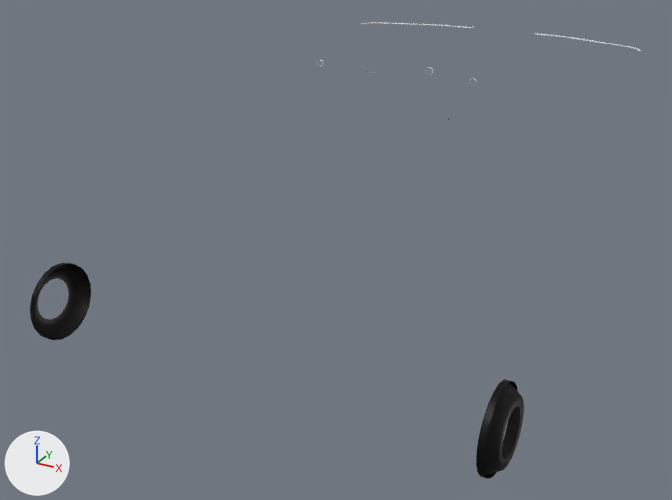
Two versions of the glTF model source/raw/base/vehicles/docworks/v_sport3_docworks_arcadia_mkv/entities/meshes/doc_arcadia__ext01_crystaldome_f_m_b_01.glb, one commit apart.
Both versions are drawn from a 50 mm camera at (1.53, -3.9, 1.1) aimed at (-0.16, -0.83, -0.43). Lighting does not change. The marker at lower left points along +X, +Y and +Z. Vertices at the same position are counted once.

Names of what the first picture shows: 'submesh_00_LOD_1.037', 'submesh_01_LOD_1.033'.
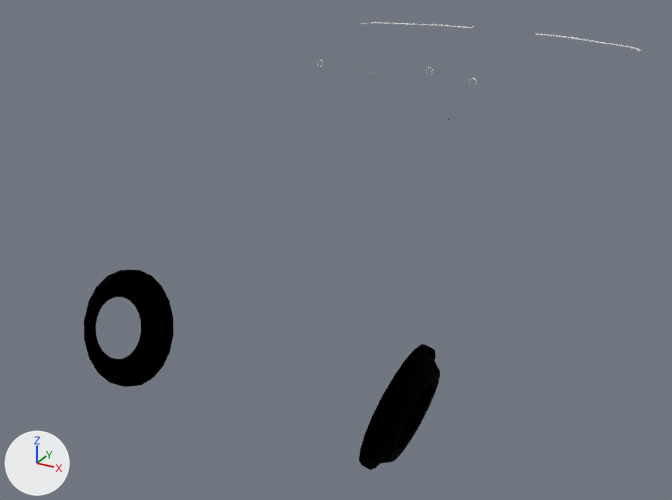
What differs and where, as boxes [x1, y1, x2, y2] in the pictures (672 x 500 px; the box of a moved part takes in the faces that stretch with it):
'submesh_01_LOD_1.033', recoloured, reshaped
    before: [35, 265, 521, 470]
    after: [84, 59, 477, 470]
'submesh_00_LOD_1.037', reshaped (10% narrower)
    before: [30, 22, 642, 479]
    after: [91, 22, 642, 462]
part 1 of me_submesh_00_lod_1_037, moved or reshaped
    before: [30, 263, 91, 340]
    after: [91, 285, 150, 372]
part 2 of me_submesh_00_lod_1_037, moved or reshaped
    before: [476, 379, 524, 479]
    after: [368, 408, 426, 462]
part 3 of me_submesh_01_lod_1_033, moved or reshaped
    before: [35, 265, 91, 339]
    after: [84, 270, 173, 387]
part 4 of me_submesh_01_lod_1_033, moved or reshaped
    before: [499, 428, 521, 470]
    after: [359, 344, 440, 470]

The change, as a diff of the scene's bpy script:
```diff
--- a/source/raw/base/vehicles/docworks/v_sport3_docworks_arcadia_mkv/entities/meshes/doc_arcadia__ext01_crystaldome_f_m_b_01.glb.py
+++ b/source/raw/base/vehicles/docworks/v_sport3_docworks_arcadia_mkv/entities/meshes/doc_arcadia__ext01_crystaldome_f_m_b_01.glb.py
@@ mat_default @@
+mat_default = bpy.data.materials.new('Default')
+mat_default.use_nodes = True; mat_default.node_tree.nodes.clear()
+_N = mat_default.node_tree.nodes; _L = mat_default.node_tree.links
+n0 = _N.new('ShaderNodeBsdfPrincipled'); n0.name = 'Principled BSDF'
+n0.inputs[1].default_value = 1.0  # 'Metallic'
+n0.inputs[2].default_value = 1.0  # 'Roughness'
+n1 = _N.new('ShaderNodeOutputMaterial'); n1.name = 'Material Output'
+n2 = _N.new('ShaderNodeVertexColor'); n2.name = 'Color Attribute'
+_L.new(n0.outputs[0], n1.inputs[0])  # 'BSDF' to 'Surface'
+_L.new(n2.outputs[0], n0.inputs[0])  # 'Color' to 'Base Color'
@@ me_submesh_00_lod_1_037 @@
 me_submesh_00_lod_1_037.from_pydata(...)  # 1841 vertices, 3090 faces; spans x -0.89..0.88, y -1.83..0.61, z -0.61..0.24
 # used by ob_submesh_00_lod_1_037; location = (0.0, 0.0, 0.0)
+# me_submesh_00_lod_1_037 part 1: the loose piece of 80 vertices spanning x -0.89..-0.84, y -1.83..-1.54, z -0.61..-0.32 is turned -15 degrees about the y axis through its middle and scaled by 1.43, then moved by (0.32, 0.0, -0.03)
+# me_submesh_00_lod_1_037 part 2: the loose piece of 80 vertices spanning x 0.83..0.88, y -1.83..-1.54, z -0.61..-0.32 is turned 15 degrees about the y axis through its middle and scaled by 1.43, then moved by (-0.31, 0.0, -0.03)
 me_submesh_00_lod_1_037.materials.append(mat_defaultmaterial)
@@ me_submesh_01_lod_1_033 @@
 me_submesh_01_lod_1_033.from_pydata(...)  # 1753 vertices, 2970 faces; spans x -0.89..0.88, y -1.83..0.11, z -0.61..0.14
 # used by ob_submesh_01_lod_1_033; location = (0.0, 0.0, 0.0)
-me_submesh_01_lod_1_033.materials.append(mat_defaultmaterial_001)
+# me_submesh_01_lod_1_033 part 3: the loose piece of 80 vertices spanning x -0.89..-0.84, y -1.83..-1.54, z -0.61..-0.32 is turned -15 degrees about the y axis through its middle and scaled by 1.43, then moved by (0.32, 0.0, -0.03)
+# me_submesh_01_lod_1_033 part 4: the loose piece of 80 vertices spanning x 0.83..0.88, y -1.83..-1.54, z -0.61..-0.32 is turned 15 degrees about the y axis through its middle and scaled by 1.43, then moved by (-0.31, 0.0, -0.03)
+me_submesh_01_lod_1_033.materials.append(mat_default)
```
